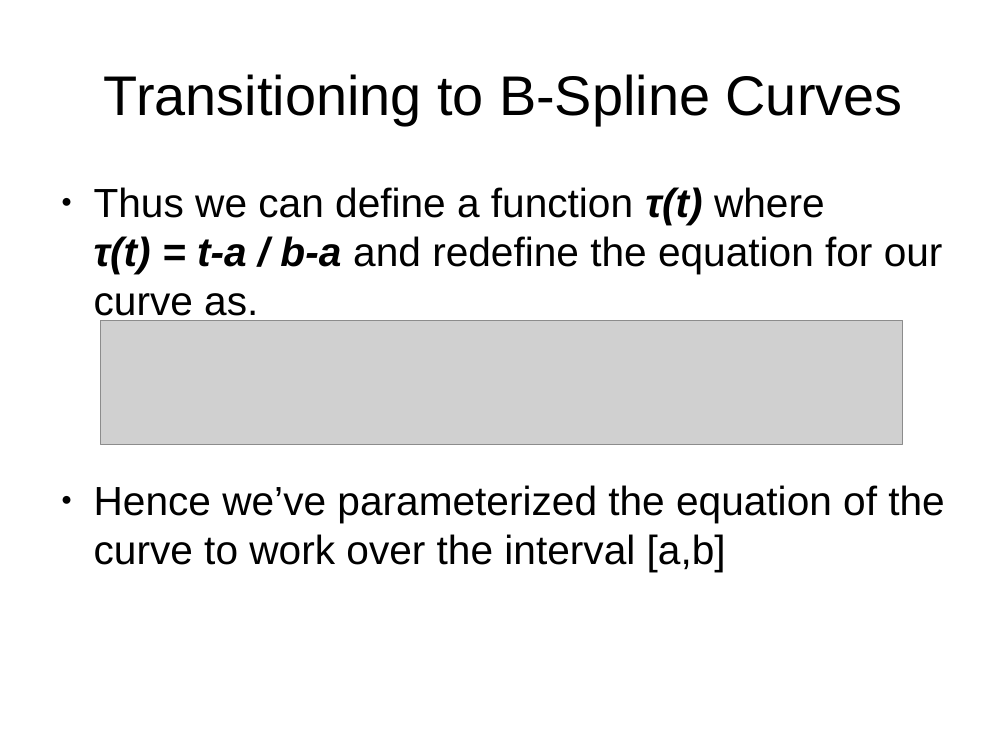
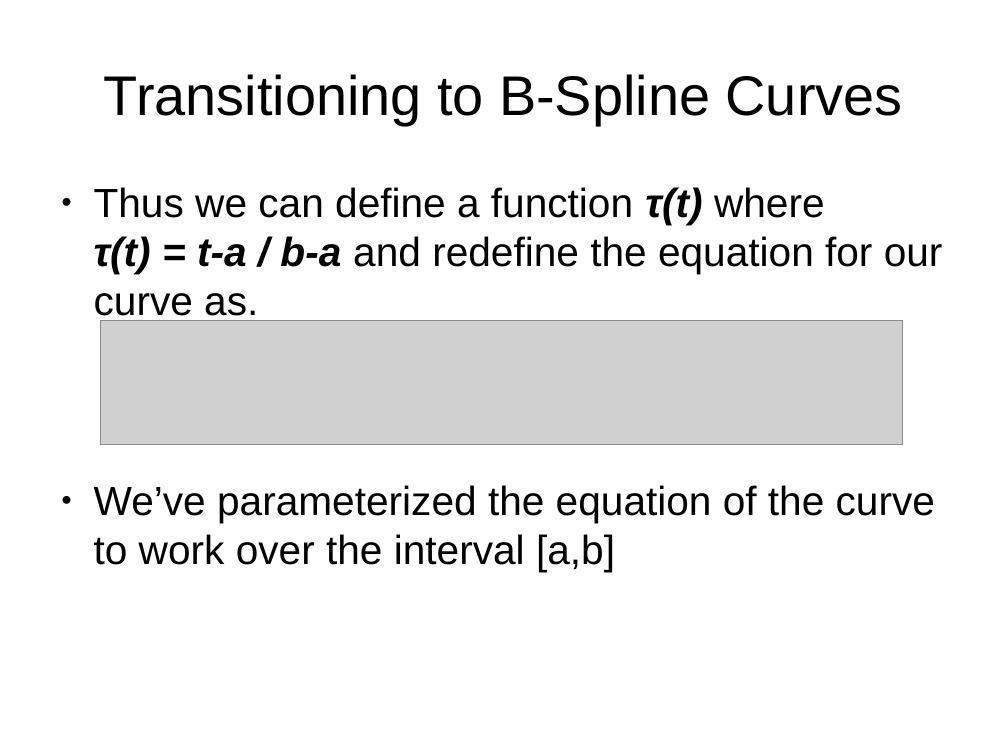
Before and after one commit to ayenpure/cis630, a slide deck: slide 19 of cis_541/ProjectG/Curves and Surfaces.odp. Drawn at 1008x756 pixels with LibreOffice and Linux fonts; fonts in the diff are those of the drawing; grey boxes stand for pictures. Boxes give left, top, right and bottom in pixels: in the first picture for what was removed or moved away, otherwise in the second. Text is boxed around its words. In the diff, an @@ line names an element or a change of style, - is before the commit and + after.

Commit message:
PG

```diff
--- a/cis_541/ProjectG/Curves and Surfaces.odp
+++ b/cis_541/ProjectG/Curves and Surfaces.odp
@@ text at [94,485,935,571]: text changed @@
-● Hence we’ve parameterized the equation of the curve to work over the interval [a,b]
+● We’ve parameterized the equation of the curve to work over the interval [a,b]
```
Also in this commit, not shown: 2 other slides changed.
